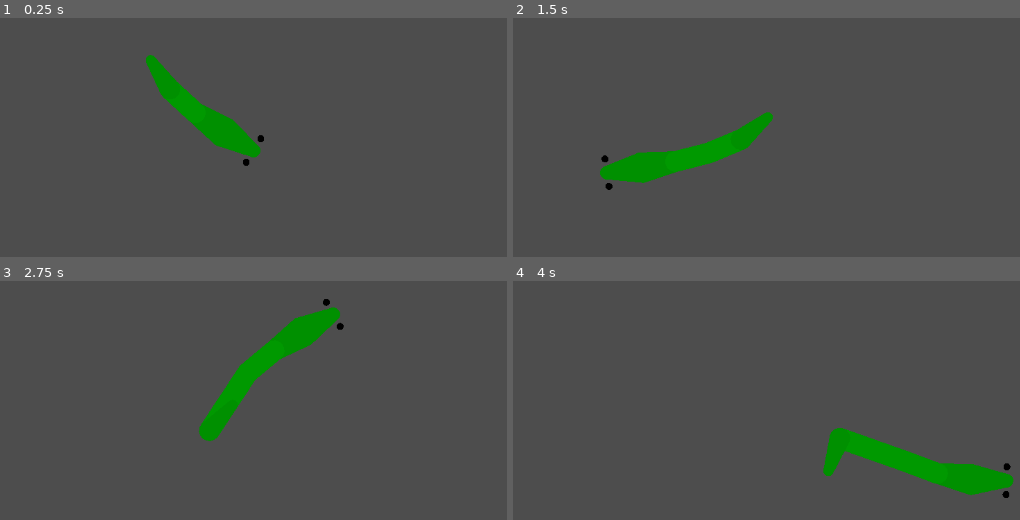
Above: before the commit, frames 1-4 (two rows, left to right).
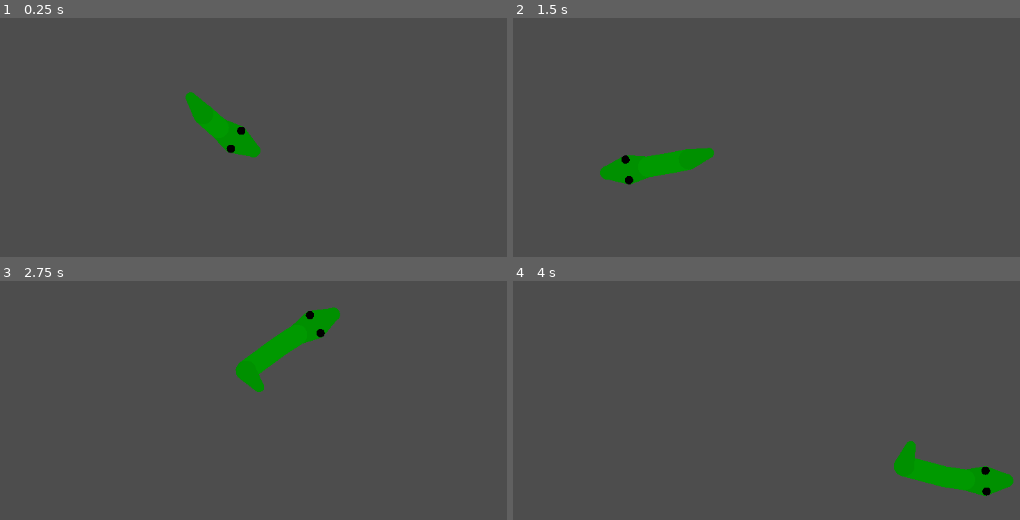
Above: after the commit, the same moments.

Repository: dbedggood/snake
Game: Godot game, scene res://main.tscn
The game is run twice, just before and just after one commit, with the same random seed, the same clock (stepped at 60 frames per second) and the same inputs.
Inputs (mouse positions are in pixels of both pictures, inside the frame that each line leads up to):
- Up to frame 1 (0.25 s): no input
- Up to frame 2 (1.5 s): tap Enter at 0.5 s; move the mouse to (943, 127) at 0.52 s; press the mouse at (943, 127) at 0.53 s; tap Space at 1.25 s; move the mouse to (604, 173) at 1.27 s; release the mouse at (604, 173) at 1.28 s; right-click (604, 173) at 1.35 s
- Up to frame 3 (2.75 s): tap Enter at 2 s; move the mouse to (334, 314) at 2.02 s; press the mouse at (334, 314) at 2.03 s
- Up to frame 4 (4 s): tap Space at 2.75 s; move the mouse to (725, 503) at 2.77 s; release the mouse at (725, 503) at 2.78 s; right-click (725, 503) at 2.85 s; tap Enter at 3.5 s; move the mouse to (1004, 481) at 3.52 s; press the mouse at (1004, 481) at 3.53 s

The runs differ from the first frame. In frame 1, 1.4% of the frame differs, in the area x 28-53%, y 15-62%; in frame 2, 1.6%; in frame 3, 1.8%; in frame 4, 2.2%, in the area x 61-99%, y 61-91%.

Commit message:
Refactor

Diff:
--- a/Body.gd
+++ b/Body.gd
@@ -1,6 +1,6 @@
 extends Line2D
 
-const MAX_POINT_DISTANCE = 50
+const MAX_POINT_DISTANCE = 30
 
 @onready var head = $"../Head"
 
--- a/Head.gd
+++ b/Head.gd
@@ -1,16 +1,21 @@
 extends Line2D
 
-const PUPILLARY_DISTANCE = 10
+const EYE_RADIUS = 6
+const PUPILLARY_DISTANCE = 15
+
 const MAX_MOUSE_DISTANCE = 10
-const MAX_POINT_DISTANCE = 50
+const MAX_POINT_DISTANCE = 30
+
+const HEAD_TIP_POINT_INDEX = 0
+const HEAD_CENTRE_POINT_INDEX = 1
+const HEAD_BASE_POINT_INDEX = 2
 
 
 func _process(delta):
-	var point_count = get_point_count()
-	var mouse_position = get_global_mouse_position()
-	set_point_position(0, mouse_position)
+	var head_tip_position = get_global_mouse_position()
+	set_point_position(HEAD_TIP_POINT_INDEX, head_tip_position)
 
-	for point_index in range(1, point_count):
+	for point_index in range(1, 3):
 		var previous_point_position = get_point_position(point_index - 1)
 		var current_point_position = get_point_position(point_index)
 		var previous_to_current_vector = current_point_position - previous_point_position
@@ -21,12 +26,12 @@
 
 
 func _draw():
-	var snake_head_tip = get_point_position(0)
-	var snake_head_base = get_point_position(1)
-	var snake_head_direction = (snake_head_tip - snake_head_base).normalized()
+	var snake_head_tip = get_point_position(HEAD_TIP_POINT_INDEX)
+	var snake_head_centre = get_point_position(HEAD_CENTRE_POINT_INDEX)
+	var snake_head_direction = (snake_head_tip - snake_head_centre).normalized()
 
 	#draw eyes
-	var left_eye_offset = snake_head_direction.orthogonal() * 20
-	var right_eye_offset = left_eye_offset * -1
-	draw_circle(snake_head_tip + left_eye_offset, PUPILLARY_DISTANCE / 2, Color.BLACK)
-	draw_circle(snake_head_tip + right_eye_offset, PUPILLARY_DISTANCE / 2, Color.BLACK)
+	var left_eye_offset = snake_head_direction.orthogonal() * PUPILLARY_DISTANCE
+	var right_eye_offset = snake_head_direction + left_eye_offset * -1
+	draw_circle(snake_head_centre + left_eye_offset, EYE_RADIUS, Color.BLACK)
+	draw_circle(snake_head_centre + right_eye_offset, EYE_RADIUS, Color.BLACK)
--- a/Tail.gd
+++ b/Tail.gd
@@ -1,19 +1,17 @@
 extends Line2D
 
-const MAX_POINT_DISTANCE = 50
+const MAX_POINT_DISTANCE = 30
+const TAIL_BASE_POINT_INDEX = 0
+const TAIL_TIP_POINT_INDEX = 1
 
 @onready var body = $"../Body"
 
 
 func _process(delta):
-	var point_count = get_point_count()
-	set_point_position(0, body.get_point_position(body.get_point_count() - 1))
+	var tail_base_position = body.get_point_position(body.get_point_count() - 1)
+	set_point_position(TAIL_BASE_POINT_INDEX, tail_base_position)
 
-	for point_index in range(1, point_count):
-		var previous_point_position = get_point_position(point_index - 1)
-		var current_point_position = get_point_position(point_index)
-		var previous_to_current_vector = current_point_position - previous_point_position
-		var constrained_new_position = (
-			previous_point_position + previous_to_current_vector.normalized() * MAX_POINT_DISTANCE
-		)
-		set_point_position(point_index, constrained_new_position)
+	var tail_tip_position = get_point_position(TAIL_TIP_POINT_INDEX)
+	var base_to_tip_direction = (tail_tip_position - tail_base_position).normalized()
+	var constrained_new_position = tail_base_position + base_to_tip_direction * MAX_POINT_DISTANCE
+	set_point_position(TAIL_TIP_POINT_INDEX, constrained_new_position)
